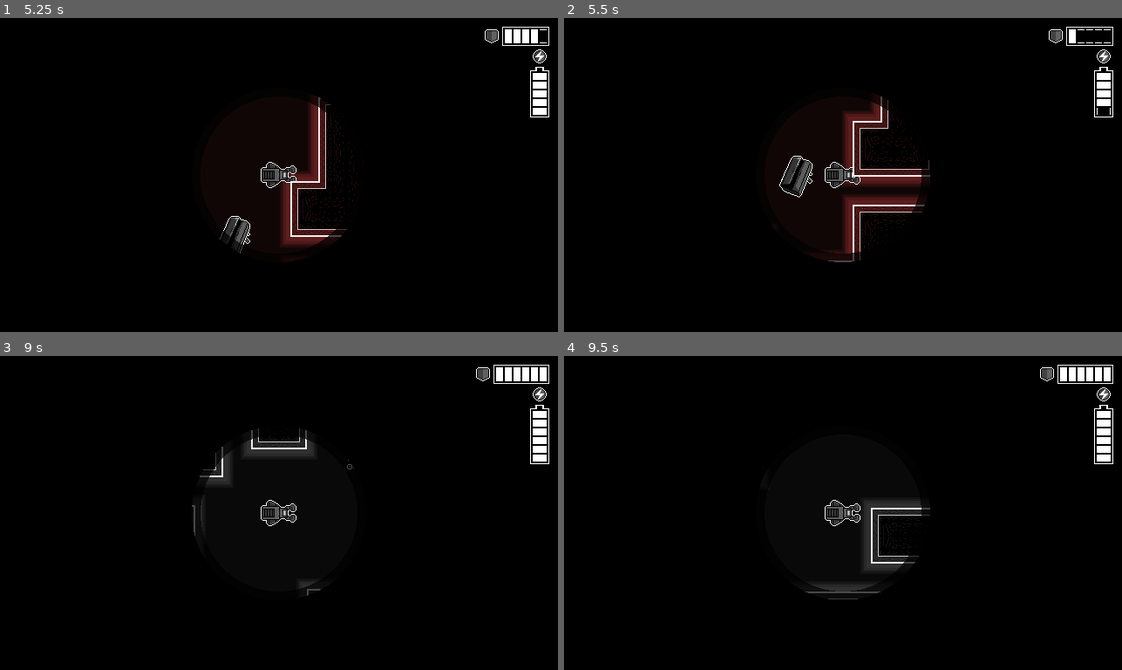
Above: before the commit, frames 1-4 (two rows, left to right).
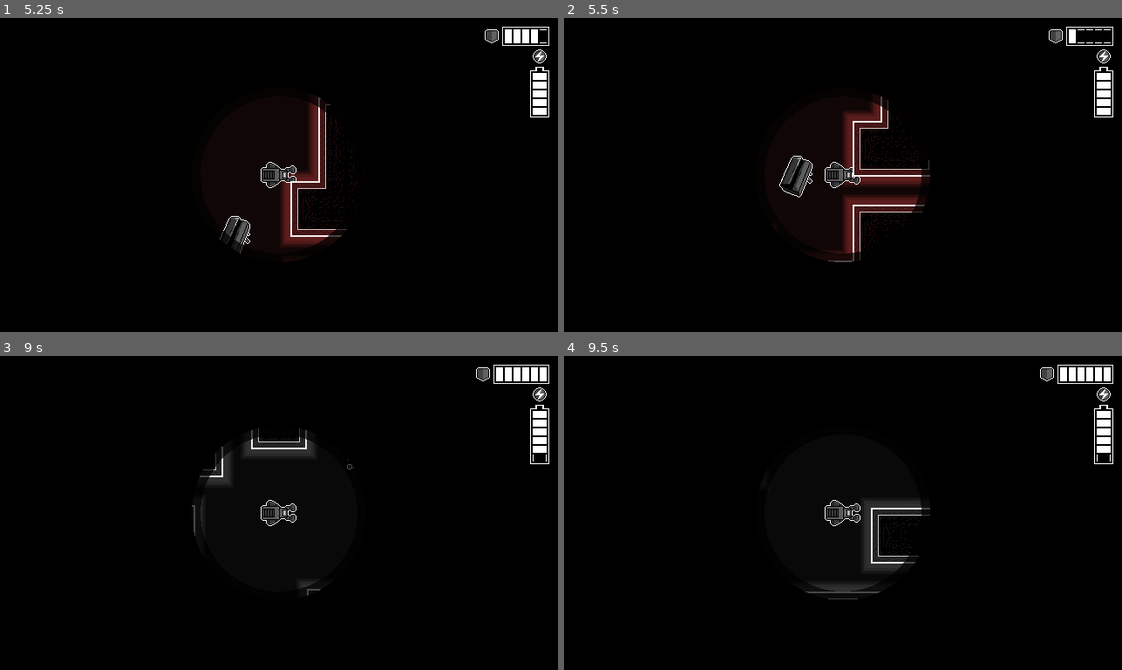
Above: after the commit, the same moments.

Repository: ROMUBOY/projeto_momento
Game: Godot game, scene res://world.tscn
The game is run twice, just before and just after one commit, with the same random seed, the same clock (stepped at 60 frames per second) and the same inputs.
Inputs:
- Up to frame 1 (5.25 s): tap Enter at 0.5, 3.5 s; hold Up (ui_up) 0.53-2.03 s; tap Space (change_filter) at 0.6, 2, 2.1, 3.6, 5.1 s; tap F (interact) at 1.35, 2.85, 4.35 s; hold Q (strafe_left) 2.03-3.53 s; hold Down (ui_down) 3.53-4.28 s; hold E (strafe_right) 4.28-5.03 s; hold Up (ui_up) from 5.03 s (still down)
- Up to frame 2 (5.5 s): keep holding Up (ui_up)
- Up to frame 3 (9 s): release Up (ui_up) at 5.78 s; hold E (strafe_right) 5.78-6.5 s; tap F (interact) at 5.85 s; click "Visit Upgrade Store" at 6.5 s; click "Buy" at 7.25 s; click "Return to the Monument" at 8 s; tap Space (change_filter) at 8.75, 8.85 s; hold E (strafe_right) from 8.78 s (still down)
- Up to frame 4 (9.5 s): keep holding E (strafe_right)

Frame 1 is identical in both runs. In frame 2, less than 0.1% of the frame differs, in the area x 95-98%, y 28-31%; in frame 3, less than 0.1%; in frame 4, less than 0.1%.
Error in both runs: Cannot call method 'get_root' on a null value. (res://world.gd:213)

Commit message:
player adjustments

Diff:
--- a/Player/player.gd
+++ b/Player/player.gd
@@ -14,7 +14,7 @@
 var current_collected_itens_used_space = 0
 
 var fuel: float = PlayerStatus.max_fuel  # Combustível inicial
-var fuel_burn_rate: float = 3.0  # Taxa de consumo por segundo
+var fuel_burn_rate: float = 1.0  # Taxa de consumo por segundo
 @export var current_filter = 0
 var filter_burn_rate_multiplier = 1 + 1 / PlayerStatus.filter_efficiency
 
@@ -75,7 +75,7 @@
 		velocity += Vector2.DOWN.rotated(rotation) * strafe_speed * delta
 
 func burn_fuel(delta):
-	if Input.is_action_pressed("ui_up"):
+	if Input.is_action_pressed("ui_up") || Input.is_action_pressed("ui_down") || Input.is_action_pressed("strafe_left") || Input.is_action_pressed("strafe_right"):
 		fuel -= fuel_burn_rate * delta * ( filter_burn_rate_multiplier if (current_filter != 0) else 1)
 		emit_signal("player_consume_fuel")
 		fuel = max(fuel, 0)
